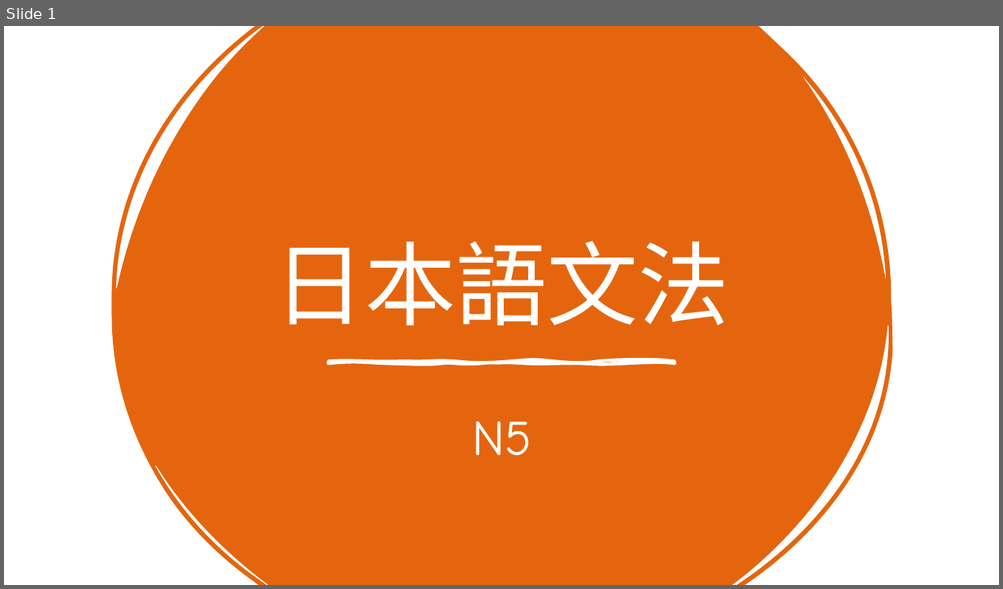
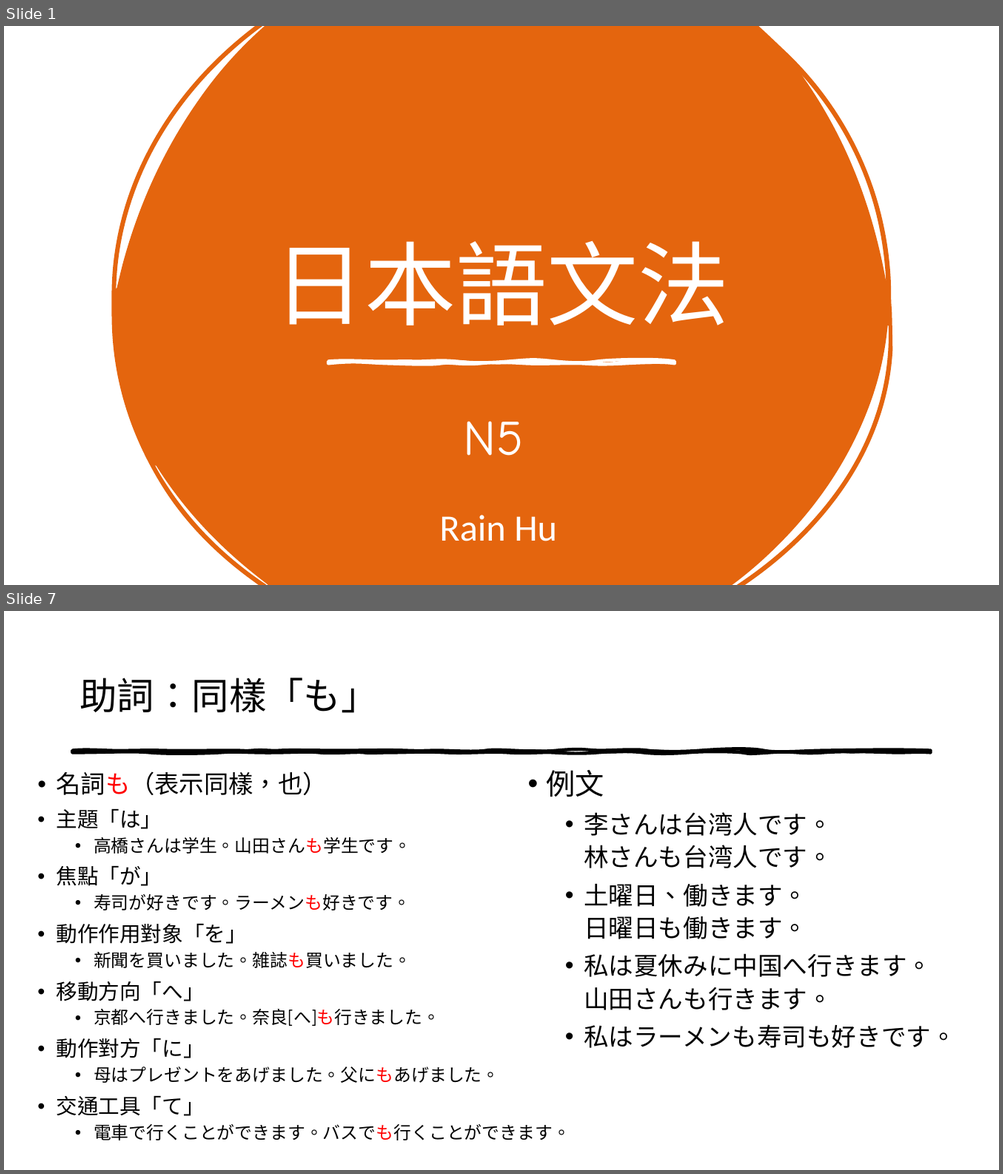
Before and after one commit to intervalrain/intervalrain.github.io, a slide deck: content/posts/jp/ppt/n5.pptx. Shown one above the other, each under a label of ours: slide 1 before the commit, slides 1 and 7 after it; the slides between them are not shown. The pictures are 1003x589 and 1003x1174 pixels, drawn with LibreOffice and Linux fonts; fonts in the diff are those of the drawing. Boxes give left, top, right and bottom in pixels: in the first picture for what was removed or moved away, otherwise in the second. Text is boxed around its words. In the diff, an @@ line names an element or a change of style, - is before the commit and + after.

```diff
--- a/content/posts/jp/ppt/n5.pptx
+++ b/content/posts/jp/ppt/n5.pptx
@@ slide 7 added at (4,611,999,1170), background #FFFFFF @@
@@ title added at (79,678,378,713), 36 pt, text #000000 @@
+助詞：同樣「も」
@@ freeform shape added at (73,751,930,753), fill #000000, outline #000000 3 pt @@
@@ text added at (57,772,570,1141), 17 pt, text #000000 @@
+• 名詞も（表示同樣，也）
+• 主題「は」
+  • 高橋さんは学生。山田さんも学生です。
+• 焦點「が」
+  • 寿司が好きです。ラーメンも好きです。
+• 動作作用對象「を」
+  • 新聞を買いました。雑誌も買いました。
+• 移動方向「へ」
+  • 京都へ行きました。奈良[へ]も行きました。
+• 動作對方「に」
+  • 母はプレゼントをあげました。父にもあげました。
+• 交通工具「て」
+  • 電車で行くことができます。バスでも行くことができます。
@@ text added at (546,770,956,1048), 24 pt, text #000000 @@
+• 例文
+  • 李さんは台湾人です。
+    林さんも台湾人です。
+  • 土曜日、働きます。
+    日曜日も働きます。
+  • 私は夏休みに中国へ行きます。
+    山田さんも行きます。
+  • 私はラーメンも寿司も好きです。
@@ slide 1 changed as well @@
@@ subtitle "N5": place and size @@
-subtitle "N5" at (472,421,532,456)
+subtitle "N5" at (464,421,523,456)
@@ text added at (439,515,557,542), 36 pt, text #FFFFFF @@
+Rain Hu
```
Also in this commit, not shown: 19 other slides added, 1 slide removed.
